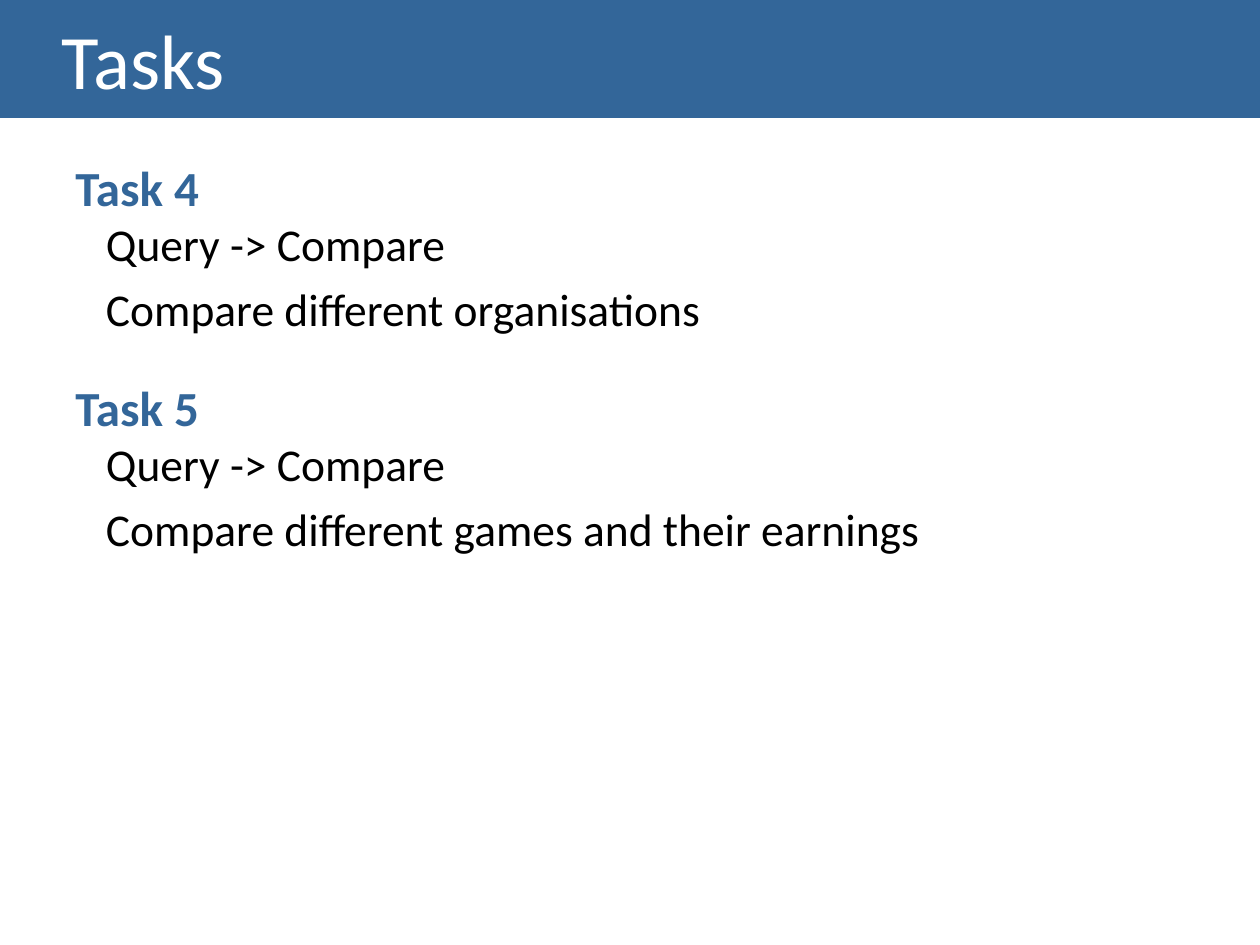
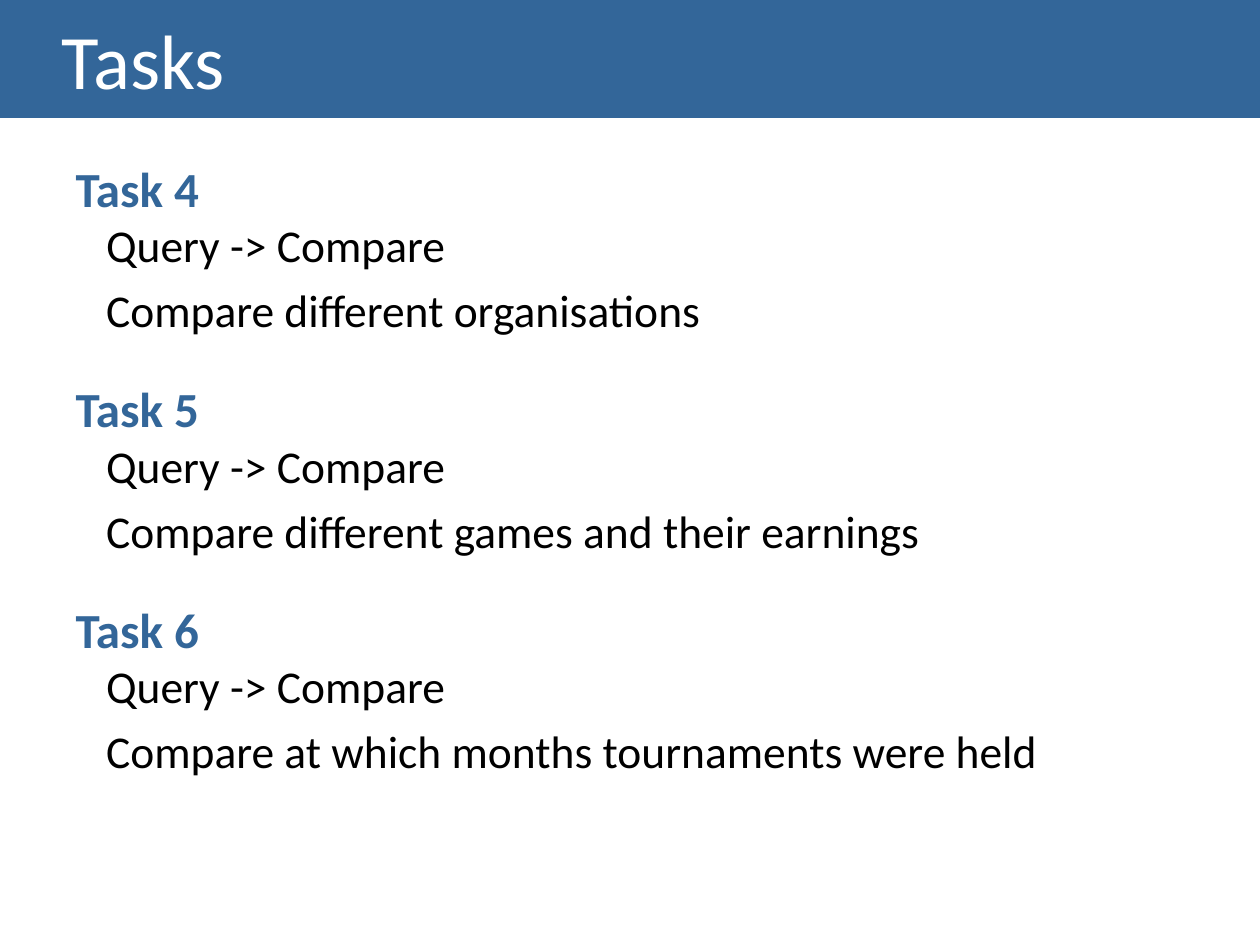
Before and after one commit to lucasrafael98/IV1819-esports, a slide deck: slide 8 of Documentation/Checkpoint I - Presentation.pptx. Drawn at 1260x945 pixels with LibreOffice and Linux fonts; fonts in the diff are those of the drawing. Boxes give left, top, right and bottom in pixels: in the first picture for what was removed or moved away, otherwise in the second. Text is boxed around its words. In the diff, an @@ line names an element or a change of style, - is before the commit and + after.

```diff
--- a/Documentation/Checkpoint I - Presentation.pptx
+++ b/Documentation/Checkpoint I - Presentation.pptx
@@ text at [76, 613, 1037, 776]: paragraphs added @@
+Task 6
+Query -> Compare
+Compare at which months tournaments were held
```
Also in this commit, not shown: 4 other slides changed, 1 slide added, 1 slide removed, 1 other file.
